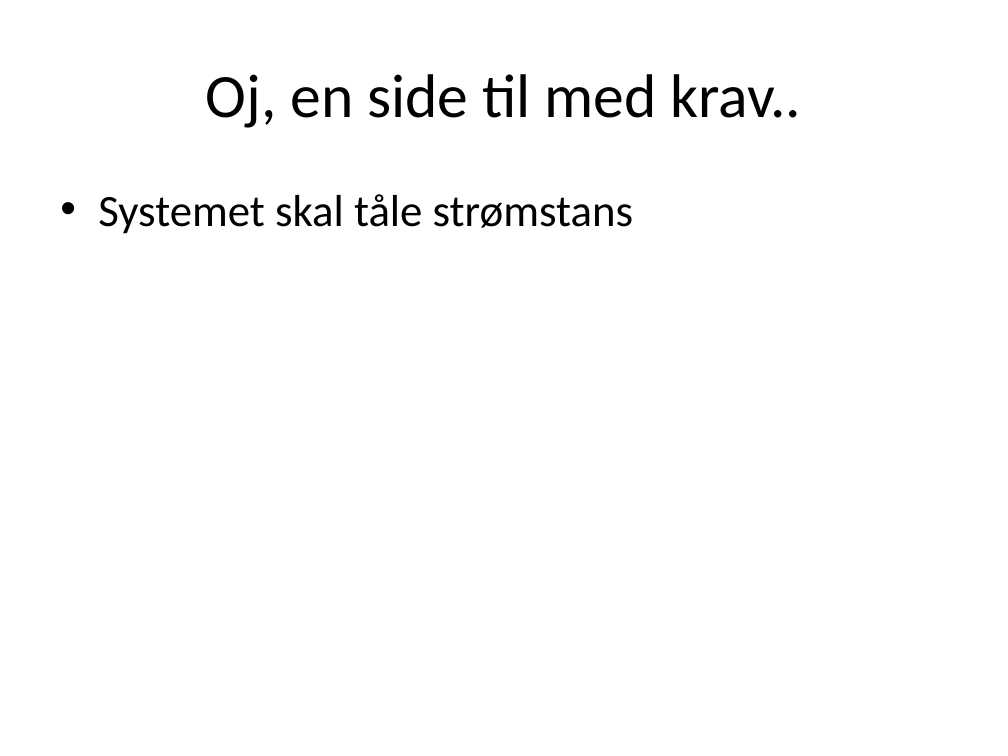
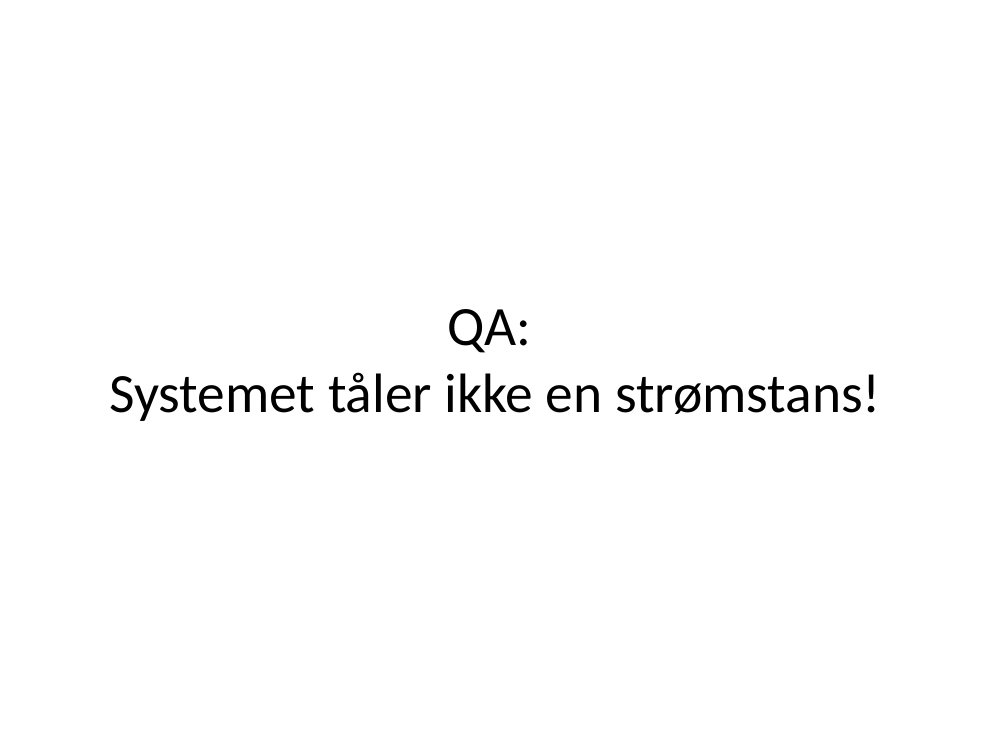
Before and after one commit to runepeter/camel-stuff, a slide deck: slide 14 of camel-spotting.pptx. Drawn at 1008x756 pixels with LibreOffice and Linux fonts; fonts in the diff are those of the drawing. Boxes give left, top, right and bottom in pixels: in the first picture for what was removed or moved away, otherwise in the second. Text is boxed around its words. In the diff, an @@ line names an element or a change of style, - is before the commit and + after.

```diff
--- a/camel-spotting.pptx
+++ b/camel-spotting.pptx
@@ text removed at box(98, 194, 633, 234) @@
-• Systemet skal tåle strømstans
@@ title at box(110, 309, 881, 421): text changed; size 44 to 39.6 pt @@
-Oj, en side til med krav..
+QA:
+Systemet tåler ikke en strømstans!
```
Also in this commit, not shown: 12 other slides changed.
